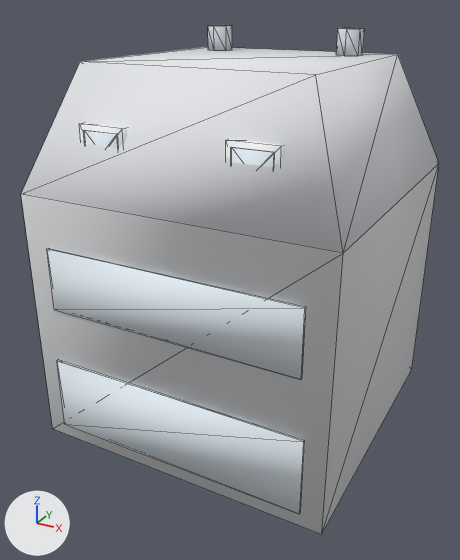
Before and after pictures for a commit that changed the glTF model assets/models/commercial-shop-mansard.glb.
Both versions are drawn from a 50 mm camera at (11.1, -21.7, 16.5) aimed at (-0.3, -1.0, 6.1). The axes (+X, +Y, +Z) are drawn at lower left. The lights are the same throughout. The picture after the commit comes second. Mesh edges are drawn as thin lines. Where no turn or scale is listed for an object, it has been applied to the vertices. Vertices at exactly the same position are counted once.

Objects in the first picture: 'geometry_0'.
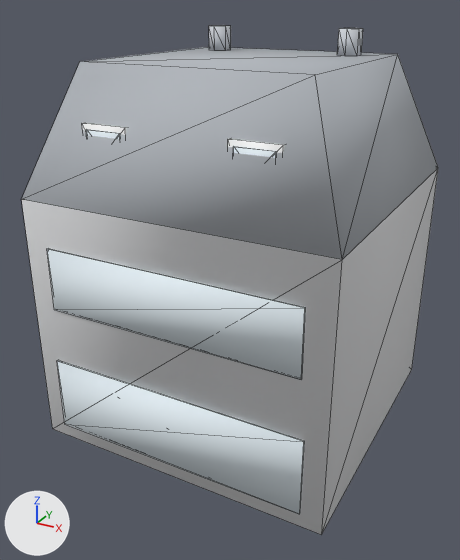
The edits, one by one:
me_geometry_0 has 88 vertices, 144 faces and spans x -6.0..6.0, y -6.0..6.0, z 0.0..15.5.
me_geometry_0 is used by ob_geometry_0; location (0.0, 0.0, 0.0).
Before the commit, vertices of me_geometry_0: 2 (6.0, -5.9, 10.1) at pixel (343, 253), 3 (-6.0, -5.9, 10.1) at pixel (20, 194), 6 (-6.0, 6.0, 10.1), 7 (6.0, 6.0, 10.1) at pixel (439, 163), 56 (-3.7, -5.1, 10.8).
Before the commit, vertices of me_geometry_0: 57 (-1.9, -5.1, 10.8), 58 (-1.9, -5.1, 12.7) at pixel (122, 128), 59 (-3.7, -5.1, 12.7) at pixel (79, 123), 72 (1.9, -5.1, 10.8), 73 (3.7, -5.1, 10.8).
Before the commit, vertices of me_geometry_0: 74 (3.7, -5.1, 12.7) at pixel (281, 146), 75 (1.9, -5.1, 12.7) at pixel (225, 140).
me_geometry_0 part 1: the loose piece of 8 vertices spanning x -3.5..-2.1, y -5.2..-5.1, z 11.0..12.5 is moved by (0.0, 0.1, 0.0).
Part 2, on me_geometry_0:
Vertices 56 to 59, 72 to 75 of me_geometry_0 move by (0.0, 0.1, 0.0).
Vertices 2, 3, 6, 7 of me_geometry_0 move by (0.0, 0.0, -0.2).
me_geometry_0 part 3: 84 faces centred in x -6.0..6.0, y -6.0..6.0, z 0.0..12.7 are repainted in the vertex colours; the middle colour goes from white #eff8ff to white #eef9ff.
me_geometry_0 part 4: 48 faces centred in x -3.2..3.2, y 2.4..3.2, z 14.6..15.5 are repainted in the vertex colours; the middle colour goes from light grey #d0d4da to light grey #d2d6dc.
me_geometry_0 part 5: 12 faces centred in x -5.4..5.4, y -5.4..5.4, z 10.1..14.6 are repainted in the vertex colours; the middle colour goes from white #e8eaee to grey #b3b8be.

Pixel boxes [x1, y1, x2, y2] of what changed, in the pictures (460 x 560 px; the box of a moved part takes in the faces that stretch with it):
'geometry_0', reshaped, recoloured (white to grey)
    before: [21, 25, 439, 534]
    after: [21, 25, 438, 535]
part 1 of me_geometry_0, moved or reshaped
    before: [83, 130, 118, 148]
    after: [86, 129, 120, 139]
part 2 of me_geometry_0, moved or reshaped
    before: [21, 54, 439, 513]
    after: [21, 54, 438, 513]
part 3 of me_geometry_0, edited (looks the same)
    both: [22, 123, 438, 534]
part 4 of me_geometry_0, recoloured
    both: [209, 26, 363, 56]
part 5 of me_geometry_0, recoloured (white to grey)
    before: [21, 47, 439, 253]
    after: [22, 47, 438, 260]
